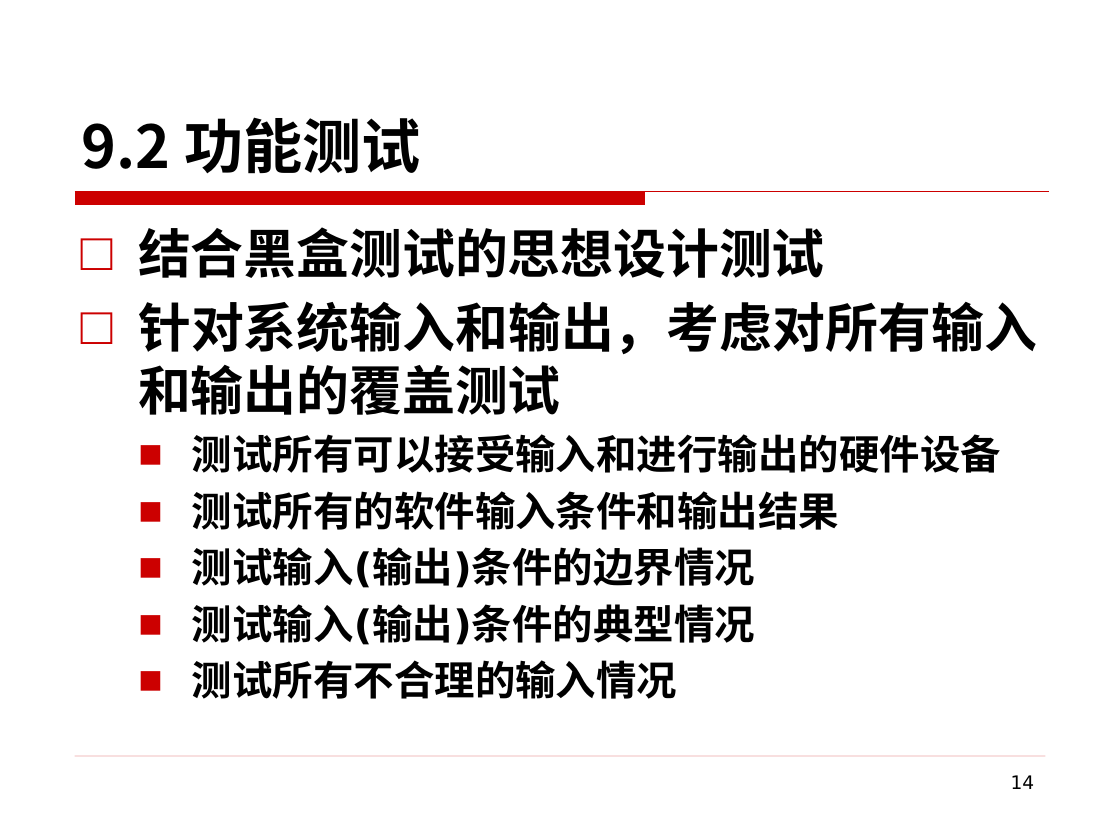
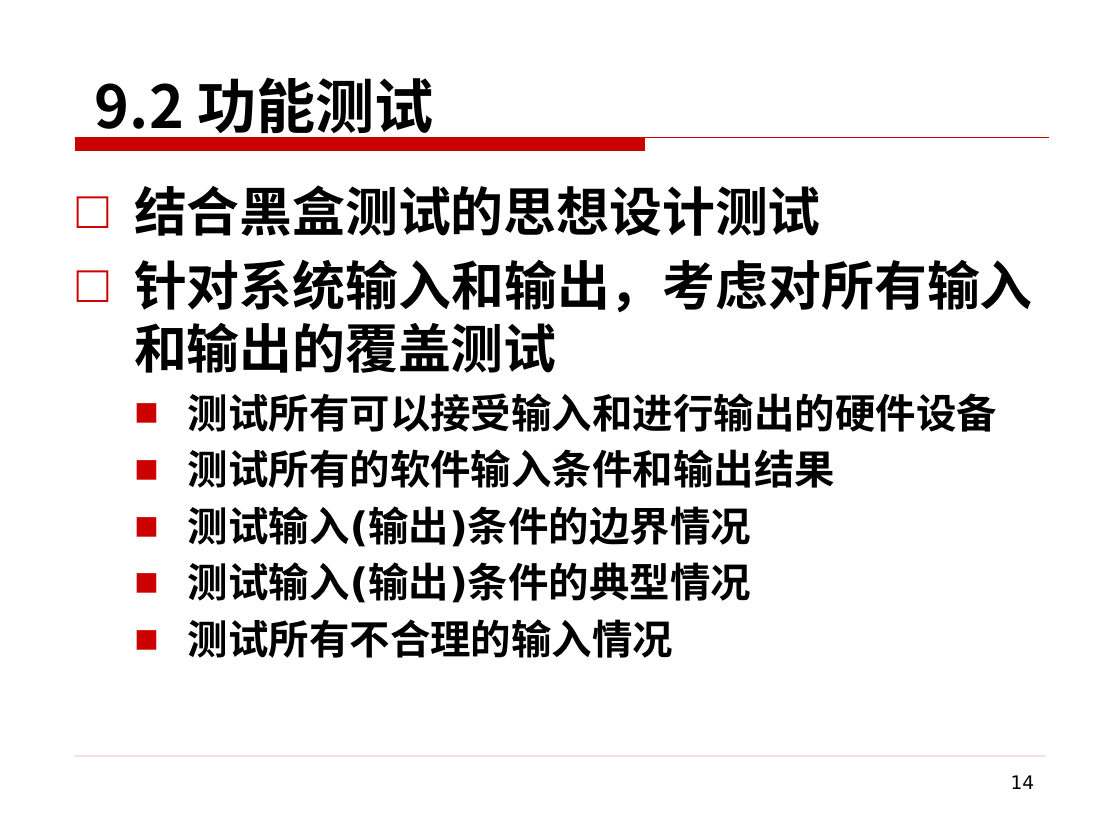
Before and after one commit to edu2act/course-foundation-software-tesing, a slide deck: slide 14 of PPT/第三部分 软件测试应用/9 系统测试.pptx. Drawn at 1120x840 pixels with LibreOffice and Linux fonts; fonts in the diff are those of the drawing; background and template pictures are left out. Boxes give left, top, right and bottom in pixels: in the first picture for what was removed or moved away, otherwise in the second. Text is boxed around its words. In the diff, an @@ line names an element or a change of style, - is before the commit and + after.

Commit message:
系统测试

```diff
--- a/PPT/第三部分 软件测试应用/9 系统测试.pptx
+++ b/PPT/第三部分 软件测试应用/9 系统测试.pptx
@@ title "9.2 功能测试" rewrapped from box(82, 117, 421, 174) to box(95, 77, 434, 144) @@
@@ freeform shape: place and size @@
-freeform shape at box(75, 192, 1049, 205)
+freeform shape at box(75, 138, 1049, 151)
@@ text "结合黑盒测试的思想设计测试": place and size @@
-text "结合黑盒测试的思想设计测试" at box(138, 227, 1037, 699)
+text "结合黑盒测试的思想设计测试" at box(134, 185, 1033, 658)
```
Also in this commit, not shown: 43 other slides changed, 3 slides added, 7 other files.
